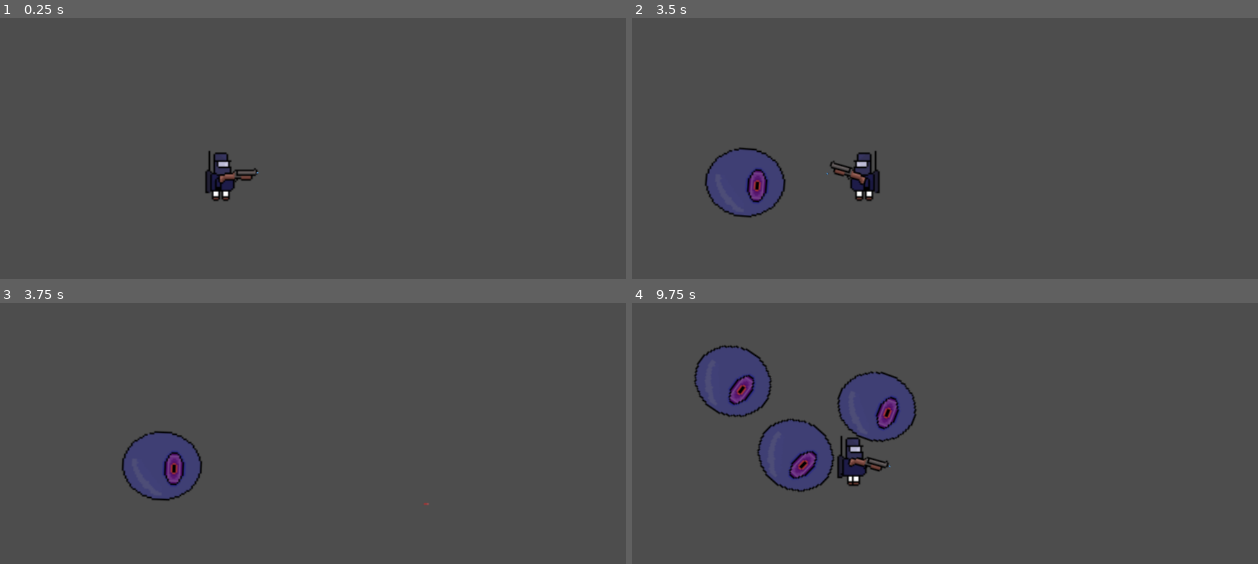
Above: before the commit, frames 1-4 (two rows, left to right).
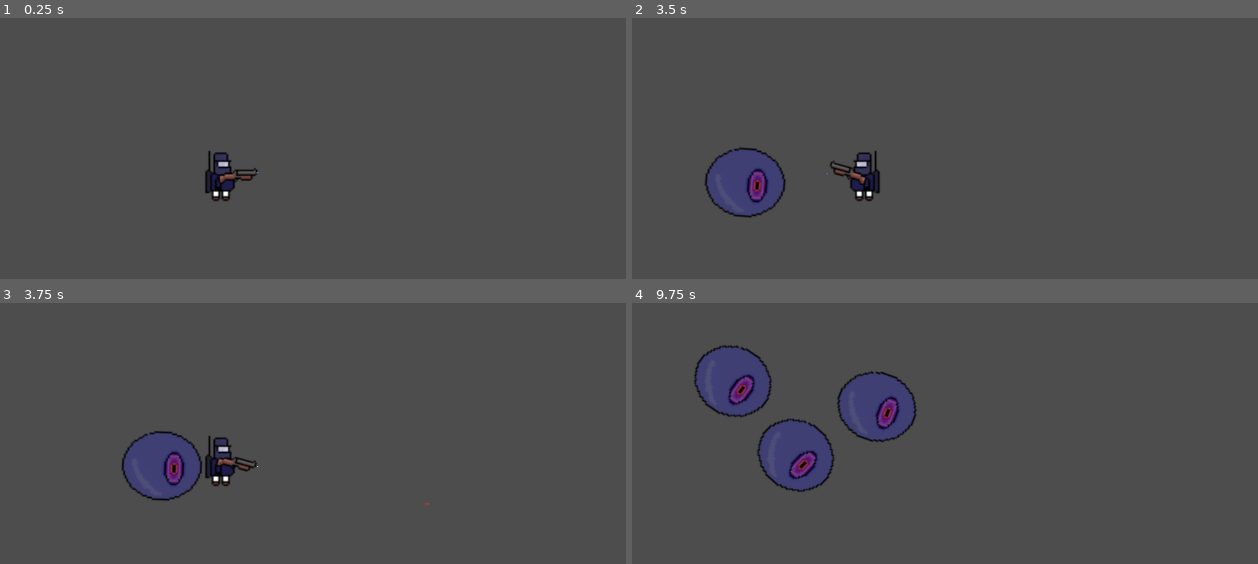
Above: after the commit, the same moments.

Repository: Albertvdw2001/buckshot-bob-gj-1
Game: Godot game, scene res://scenes/main.tscn
Same seed, same stepped clock (60 frames per second), same inputs: the game is played once before the commit and once after it. The engine's default icon, where the game draws it, is replaced by a stand-in: a white triangle on a blue panel in a dark square.
Inputs (mouse positions are in pixels of both pictures, inside the frame that each line leads up to):
- Up to frame 1 (0.25 s): no input
- Up to frame 2 (3.5 s): tap Enter (ui_accept) at 0.5, 0.77 s; move the mouse to (1032, 156) at 0.52 s; press the mouse at (1032, 156) at 0.53 s; hold Right (ui_right) 0.53-1.25 s; release the mouse at (1032, 156) at 1.25 s; drag from (700, 200) to (819, 268) at 1.27 s; move the mouse to (938, 78) at 2.02 s; press the mouse at (938, 78) at 2.03 s; hold Right (ui_right) 2.03-2.75 s; release the mouse at (938, 78) at 2.75 s; drag from (819, 268) to (outside the picture) at 2.77 s
- Up to frame 3 (3.75 s): move the mouse to (463, 530) at 3.52 s; press the mouse at (463, 530) at 3.53 s; hold Left (ui_left) from 3.53 s (still down)
- Up to frame 4 (9.75 s): tap Enter (ui_accept) at 3.77, 6.77 s; release Left (ui_left) at 4.25 s; release the mouse at (1095, 530) at 4.25 s; drag from (outside the picture) to (738, 349) at 4.27 s; move the mouse to (901, 462) at 5.02 s; press the mouse at (901, 462) at 5.03 s; hold Down (ui_down) 5.03-5.75 s; release the mouse at (901, 462) at 5.75 s; drag from (738, 349) to (700, 485) at 5.77 s; move the mouse to (1032, 441) at 6.52 s; press the mouse at (1032, 441) at 6.53 s; hold Up (ui_up) 6.53-7.25 s; release the mouse at (1032, 441) at 7.25 s; drag from (700, 485) to (819, 553) at 7.27 s; move the mouse to (938, 363) at 8.02 s; press the mouse at (938, 363) at 8.03 s; hold Down (ui_down) 8.03-8.75 s; release the mouse at (938, 363) at 8.75 s; drag from (819, 553) to (outside the picture) at 8.77 s; move the mouse to (1095, 530) at 9.52 s; press the mouse at (1095, 530) at 9.53 s; hold Up (ui_up) from 9.53 s (still down)

Frames 1-2 are identical in both runs. In frame 3, 0.8% of the frame differs, in the area x 32-42%, y 50-71%; in frame 4, 0.8%.

Commit message:
small change

Diff:
--- a/scenes/characters/player/player.gd
+++ b/scenes/characters/player/player.gd
@@ -24,9 +24,9 @@
 		equip_ext(ext)
 
 func _physics_process(delta: float) -> void:
-	handle_collision()
 	if invincibility_timer <= 0:
 		invincibility_timer = 0
+		handle_collision()
 	else:
 		if not flicker_anim:
 			play_flicker_anim(0.3)
@@ -108,11 +108,12 @@
 	invincibility_timer = seconds
 
 func play_flicker_anim(interval: float):
+	if invincibility_timer <= 0:
+		visible = true
+		return
 	flicker_anim = true
-	if invincibility_timer > 0:
-		visible = false
-		await get_tree().create_timer(interval).timeout
-		visible = true
-		await get_tree().create_timer(interval).timeout
+	visible = false
+	await get_tree().create_timer(interval).timeout
+	visible = true
+	await get_tree().create_timer(interval).timeout
 	flicker_anim = false
-	visible = true
